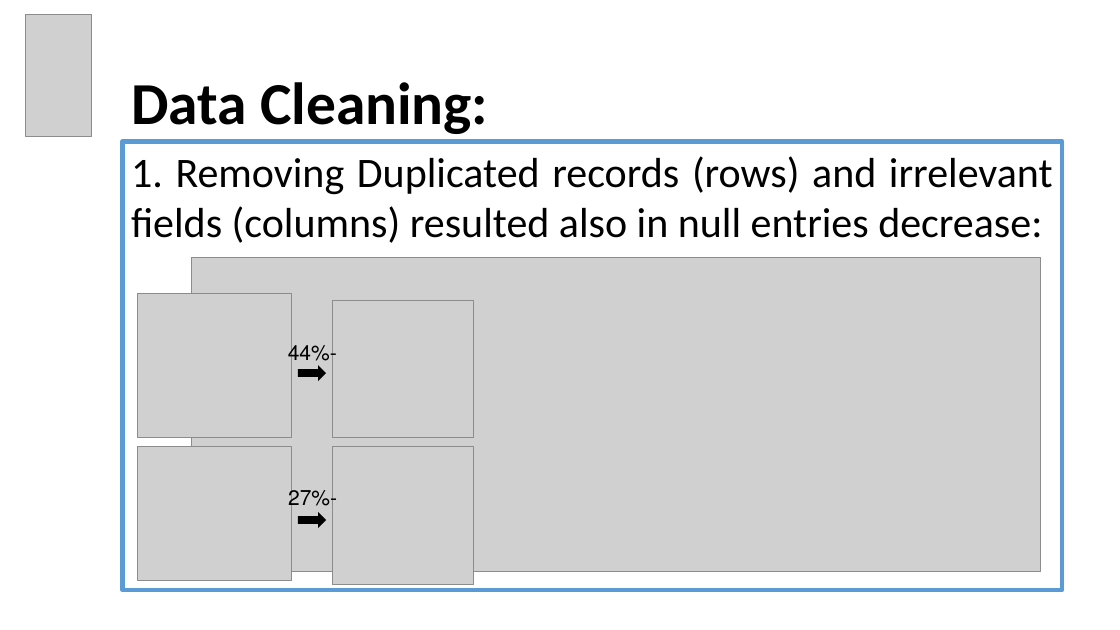
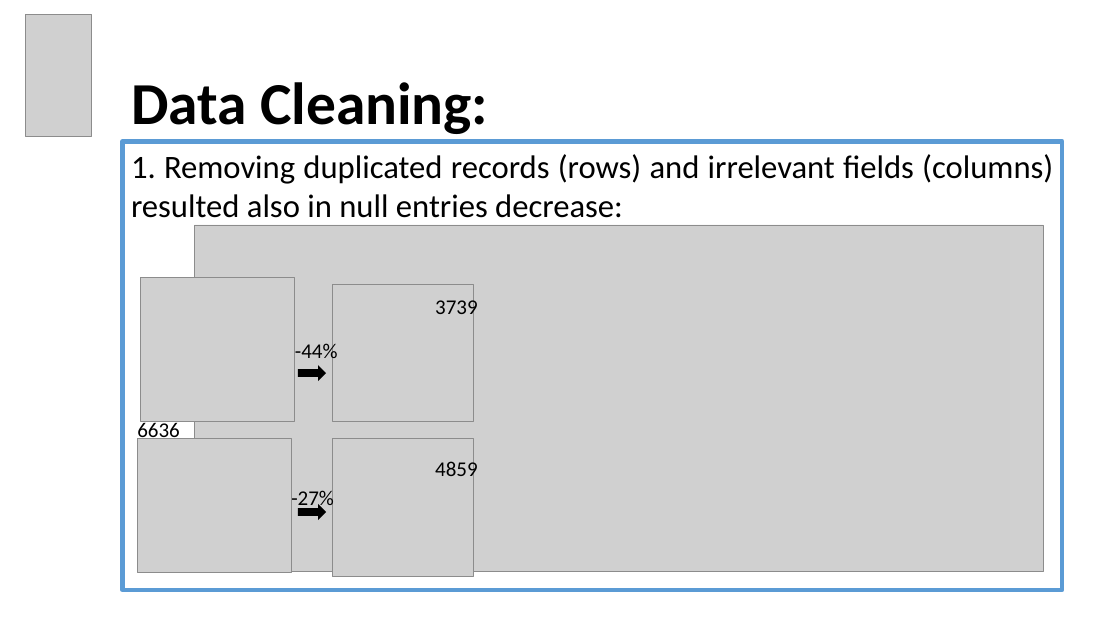
Before and after one commit to OdedMark/DataAnalystCourseFinalProject, a slide deck: slide 5 of Final Project Data Analyst Program Hebrew University of Jerusalem.pptx. Drawn at 1120x630 pixels with LibreOffice and Linux fonts; fonts in the diff are those of the drawing; grey boxes stand for pictures. Boxes give left, top, right and bottom in pixels: in the first picture for what was removed or moved away, otherwise in the second. Text is boxed around its words. In the diff, an @@ line names an element or a change of style, - is before the commit and + after.

```diff
--- a/Final Project Data Analyst Program Hebrew University of Jerusalem.pptx
+++ b/Final Project Data Analyst Program Hebrew University of Jerusalem.pptx
@@ text in rectangle at (x1=131, y1=154, x2=1053, y2=218): text changed; size 36 to 28 pt @@
-1. Removing Duplicated records (rows) and irrelevant fields (columns) resulted also in null entries decrease:
+1. Removing duplicated records (rows) and irrelevant fields (columns) resulted also in null entries decrease:
@@ picture resized from (x1=192, y1=258, x2=1040, y2=571) to (x1=195, y1=225, x2=1044, y2=571) @@
@@ picture moved from (x1=137, y1=294, x2=291, y2=438) to (x1=141, y1=277, x2=295, y2=421) @@
@@ picture moved from (x1=333, y1=301, x2=473, y2=438) to (x1=333, y1=285, x2=473, y2=422) @@
@@ text added at (x1=435, y1=296, x2=478, y2=320), 18 pt, text #000000 @@
+3739
@@ text "-44%" at (x1=295, y1=340, x2=338, y2=364): alignment left to centre @@
@@ text added at (x1=137, y1=420, x2=180, y2=444), 18 pt, text #000000 @@
+6636
@@ text added at (x1=435, y1=459, x2=478, y2=483), 18 pt, text #000000 @@
+4859
@@ text "-27%" moved from (x1=288, y1=489, x2=330, y2=512) to (x1=291, y1=488, x2=334, y2=512) @@
@@ 2 pictures, 1 right arrow moved together from (x1=137, y1=446, x2=473, y2=585) to (x1=137, y1=439, x2=473, y2=577) @@
```
Also in this commit, not shown: 11 other slides changed, 3 slides added.
